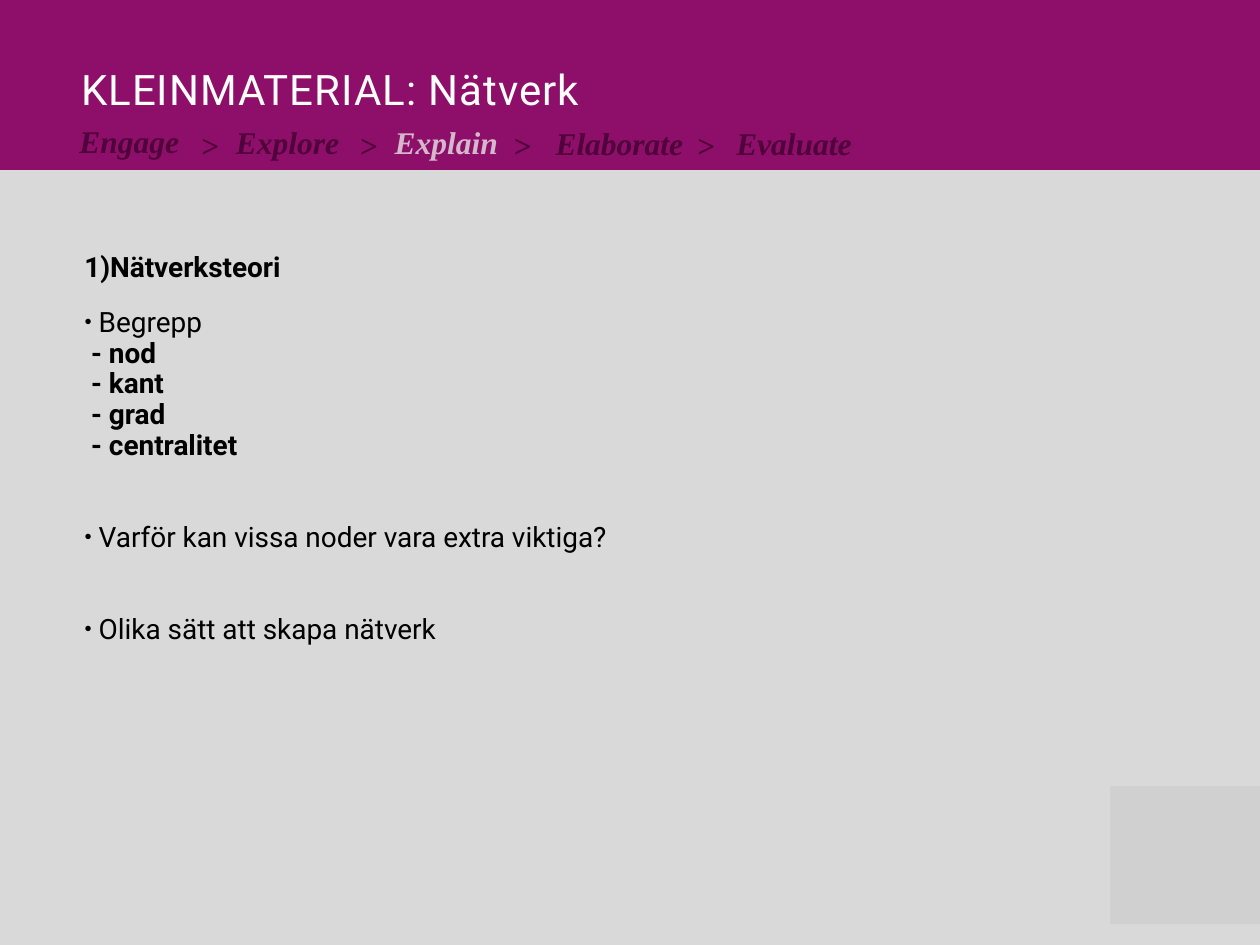
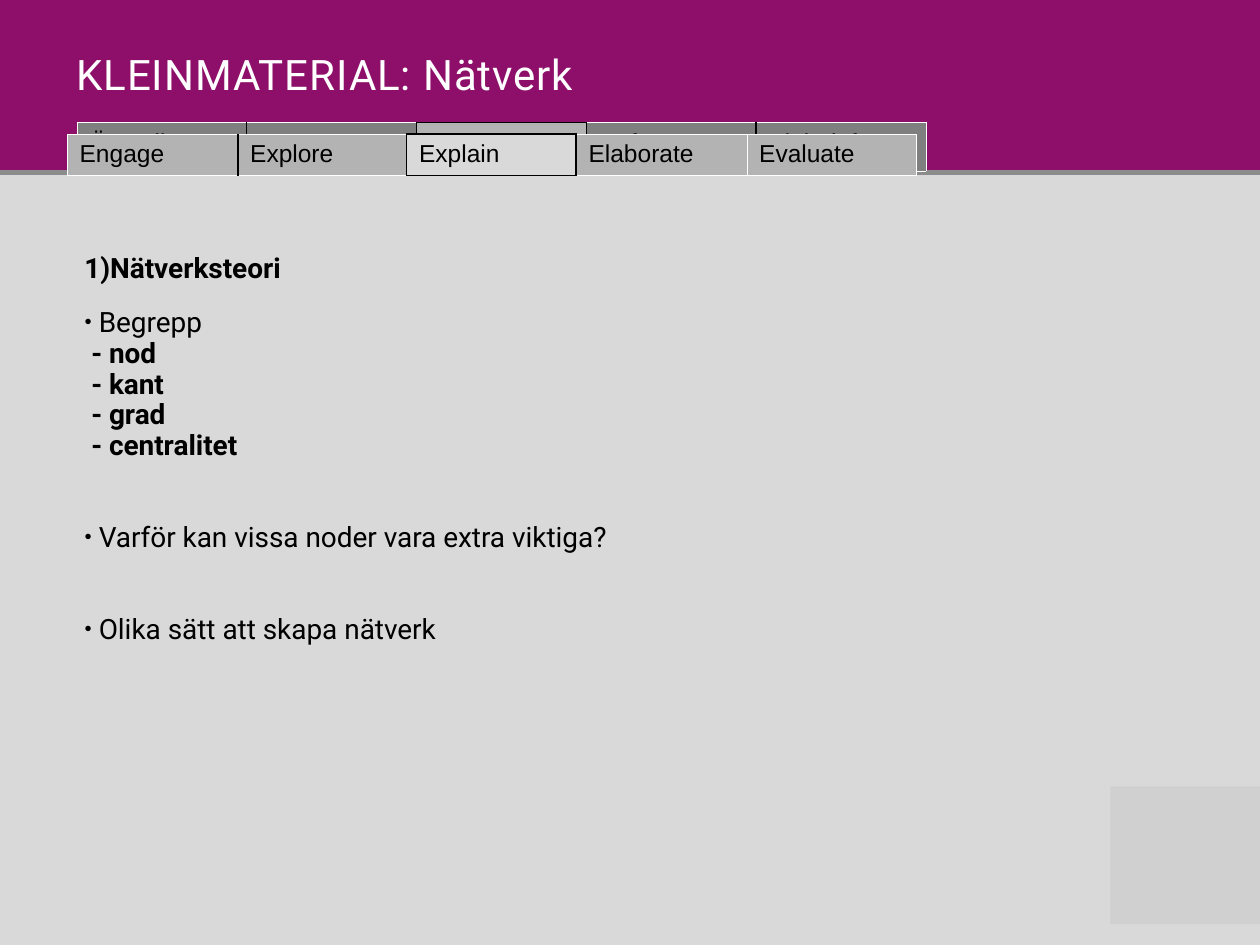
Before and after one commit to Niwsters/teaching-materials-thesis, a slide deck: slide 6 of revisions/2017-nätverk/material_nätverk_revision.pptx. Drawn at 1260x945 pixels with LibreOffice and Linux fonts; fonts in the diff are those of the drawing; grey boxes stand for pictures. Boxes give left, top, right and bottom in pixels: in the first picture for what was removed or moved away, otherwise in the second. Text is boxed around its words. In the diff, an @@ line names an element or a change of style, - is before the commit and + after.

Commit message:
Completed a revision on nätverk, polished a part in Discussion and locked ASD-picture so that it would show up in the correct spot.

```diff
--- a/revisions/2017-nätverk/material_nätverk_revision.pptx
+++ b/revisions/2017-nätverk/material_nätverk_revision.pptx
@@ text "KLEINMATERIAL: Nätverk": place and size @@
-text "KLEINMATERIAL: Nätverk" at <box>81,73,579,106</box>
+text "KLEINMATERIAL: Nätverk" at <box>76,58,573,91</box>
@@ table added at <box>67,134,915,175</box>, 1 rows, 5 columns @@
+Engage | Explore | Explain | Elaborate | Evaluate
@@ table added at <box>77,122,927,170</box>, 1 rows, 5 columns @@
+Översikt | Moment | LEKTION | Referenser | Klein-info
@@ text removed at <box>200,126,236,158</box> @@
->
@@ text removed at <box>359,126,394,158</box> @@
->
@@ text removed at <box>395,132,498,161</box> @@
-Explain
@@ text removed at <box>513,126,548,158</box> @@
->
@@ text removed at <box>697,126,732,158</box> @@
->
@@ freeform shape: place and size @@
-freeform shape at <box>0,170,1260,945</box>
+freeform shape at <box>0,175,1260,945</box>
@@ freeform shape added at <box>0,170,1260,945</box>, fill #8C8C8C @@
```
Also in this commit, not shown: 9 other slides changed, 2 other files.
